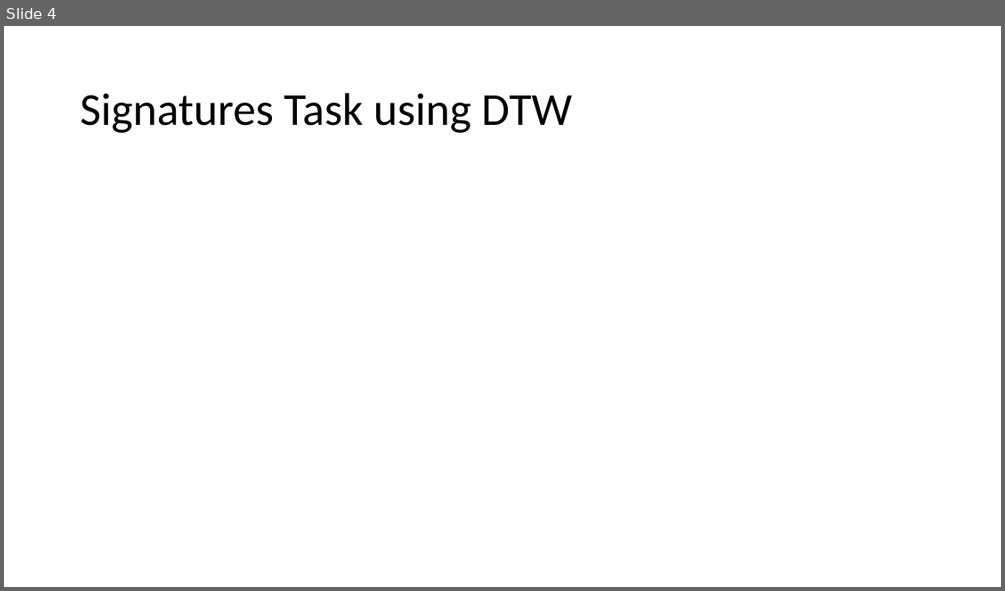
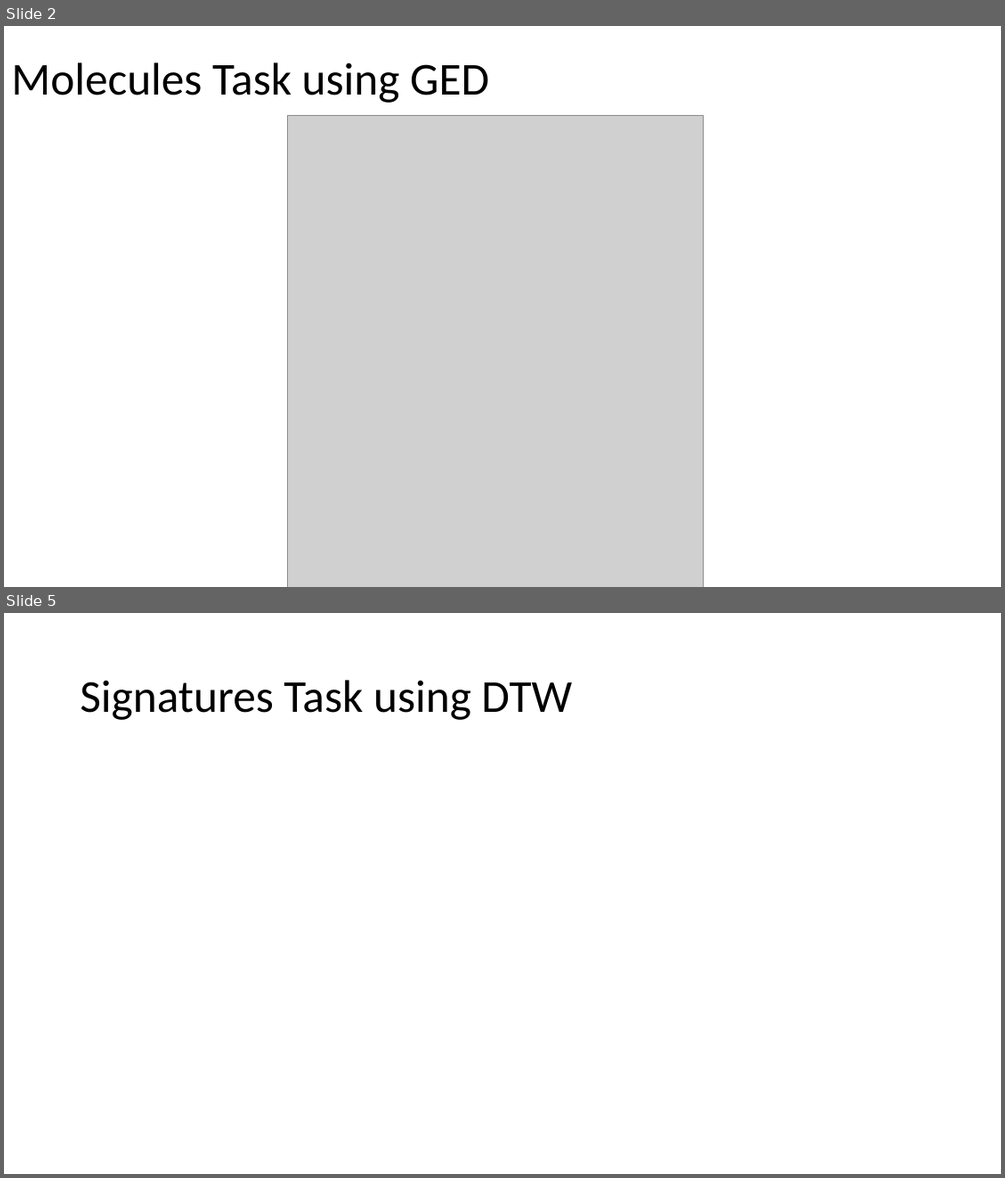
Before and after one commit to PRTeamRed/Molecules, a slide deck: Molecules_TeamRed.pptx. Shown one above the other, each under a label of ours: slide 4 before the commit, slides 2 and 5 after it; the slides between them are not shown. The pictures are 1005x591 and 1005x1178 pixels, drawn with LibreOffice and Linux fonts; fonts in the diff are those of the drawing; grey boxes stand for pictures. Boxes give left, top, right and bottom in pixels: in the first picture for what was removed or moved away, otherwise in the second. Text is boxed around its words. In the diff, an @@ line names an element or a change of style, - is before the commit and + after.

```diff
--- a/Molecules_TeamRed.pptx
+++ b/Molecules_TeamRed.pptx
@@ slide 2 added at (x1=4, y1=26, x2=1001, y2=587), background #FFFFFF @@
@@ title added at (x1=11, y1=62, x2=489, y2=103), 44 pt, text #000000 @@
+Molecules Task using GED
@@ picture added at (x1=287, y1=115, x2=703, y2=587) @@
@@ what was slide 4 is now slide 5 @@
```
Also in this commit, not shown: 2 slides changed, 1 other slide added, 1 slide removed.
